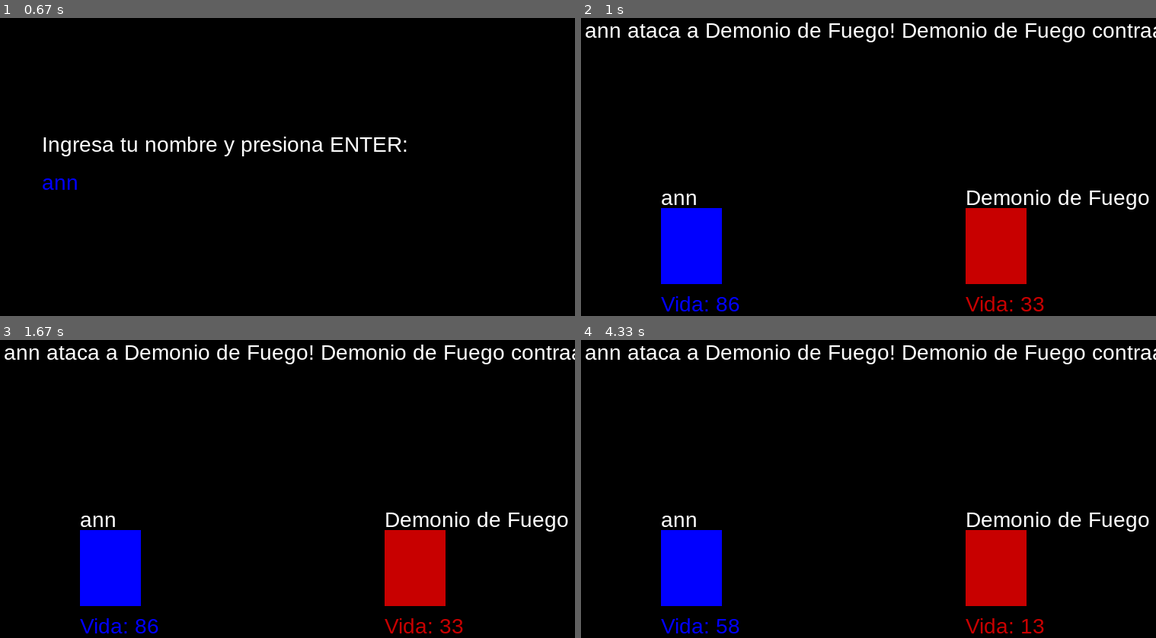
Above: before the commit, frames 1-4 (two rows, left to right).
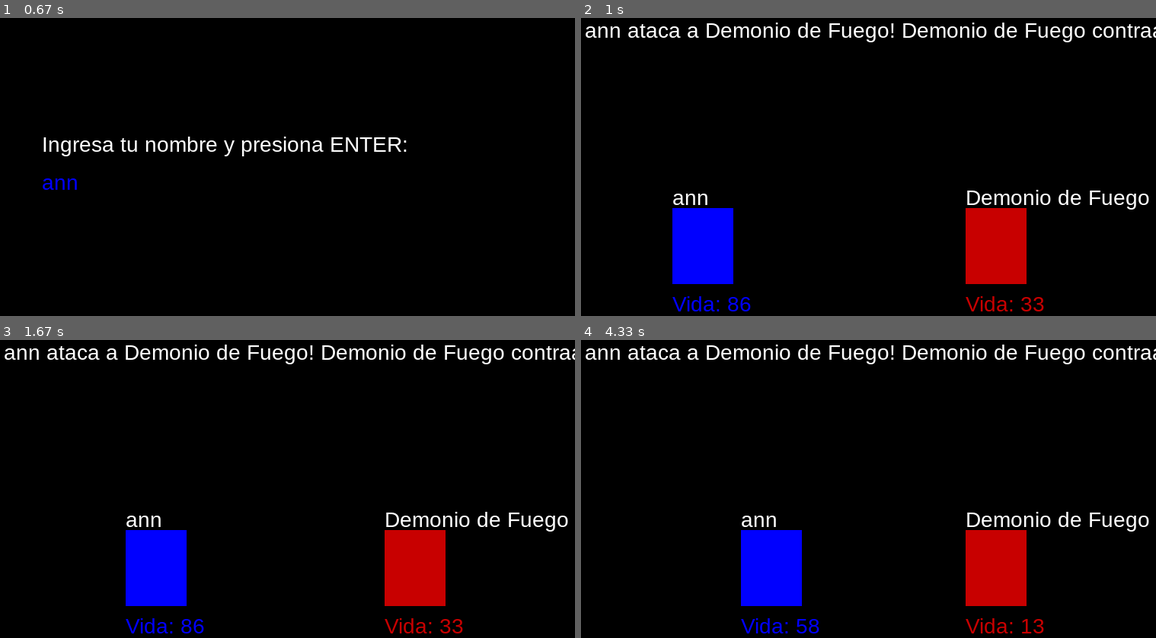
Above: after the commit, the same moments.

Repository: BRYANGC59/First_game
Game: pygame game, started from Game/main.py
Two runs of this game, one before a commit and one after it. Both use one fixed random seed, a clock stepped at 60 frames per second and the inputs below.
Inputs:
- Up to frame 1 (0.67 s): type "ann" at 0.33 s
- Up to frame 2 (1 s): tap Enter at 0.67 s; hold E from 0.88 s (still down); hold Right from 0.88 s (still down)
- Up to frame 3 (1.67 s): release E at 1.35 s; release Right at 1.35 s; type "a" at 1.43 s; tap Enter at 1.57 s
- Up to frame 4 (4.33 s): hold Right 1.98-2.45 s; tap E at 2.13, 3.75 s; hold D 2.53-3 s; hold Left 3.03-3.57 s; hold A 3.6-4 s; hold Right from 4.03 s (still down)

Frame 1 is identical in both runs. In frame 2, 1.5% of the frame differs, in the area x 13-30%, y 58-99%; in frame 3, 4.8%; in frame 4, 6.2%, in the area x 13-42%, y 58-99%.

Commit message:
main con la funcion registrar y atacar enemigo

Diff:
--- a/Game/main.py
+++ b/Game/main.py
@@ -20,14 +20,16 @@
 nombre_input = ""
 mensaje = ""
 
+# Jugador visual (posición del rectángulo)
 jugador_pos = pygame.Rect(150, 300, 80, 100)
 enemigo_pos = pygame.Rect(550, 300, 80, 100)
+velocidad = 5
 
 jugador = None
 enemigo = None
 
-juego = True
-while juego:
+corriendo = True
+while corriendo:
     pantalla.fill(NEGRO)
 
     for evento in pygame.event.get():
@@ -51,18 +53,24 @@
                 mensaje = f"{jugador.nombre} ataca a {enemigo.nombre}!"
                 if enemigo.esta_vivo():
                     enemigo.atacar(jugador)
-                    mensaje += f" {enemigo.nombre} contraataca"
+                    mensaje += f" {enemigo.nombre} contraataca!"
+
+    if fase == "combate":
+        teclas = pygame.key.get_pressed()
+        if teclas[pygame.K_LEFT] or teclas[pygame.K_a]:
+            jugador_pos.x -= velocidad
+        if teclas[pygame.K_RIGHT] or teclas[pygame.K_d]:
+            jugador_pos.x += velocidad
+        jugador_pos.x = max(0, min(ANCHO - jugador_pos.width, jugador_pos.x))
 
     if fase == "registro":
-        texto = fuente.render("Ingresa tu nombre y presiona ENTER:", True, BLANCO)
-        input_box = fuente.render(nombre_input, True, AZUL)
-        pantalla.blit(texto, (100, 200))
-        pantalla.blit(input_box, (100, 250))
+        pantalla.blit(fuente.render("Ingresa tu nombre y presiona ENTER:", True, BLANCO), (100, 200))
+        pantalla.blit(fuente.render(nombre_input, True, AZUL), (100, 250))
 
+    # FASE COMBATE
     elif fase == "combate":
         pygame.draw.rect(pantalla, AZUL, jugador_pos)
         pygame.draw.rect(pantalla, ROJO, enemigo_pos)
-
         pantalla.blit(fuente.render(f"{jugador.nombre}", True, BLANCO), (jugador_pos.x, jugador_pos.y - 30))
         pantalla.blit(fuente.render(f"{enemigo.nombre}", True, BLANCO), (enemigo_pos.x, enemigo_pos.y - 30))
         pantalla.blit(fuente.render(f"Vida: {jugador.vida}", True, AZUL), (jugador_pos.x, jugador_pos.y + 110))
